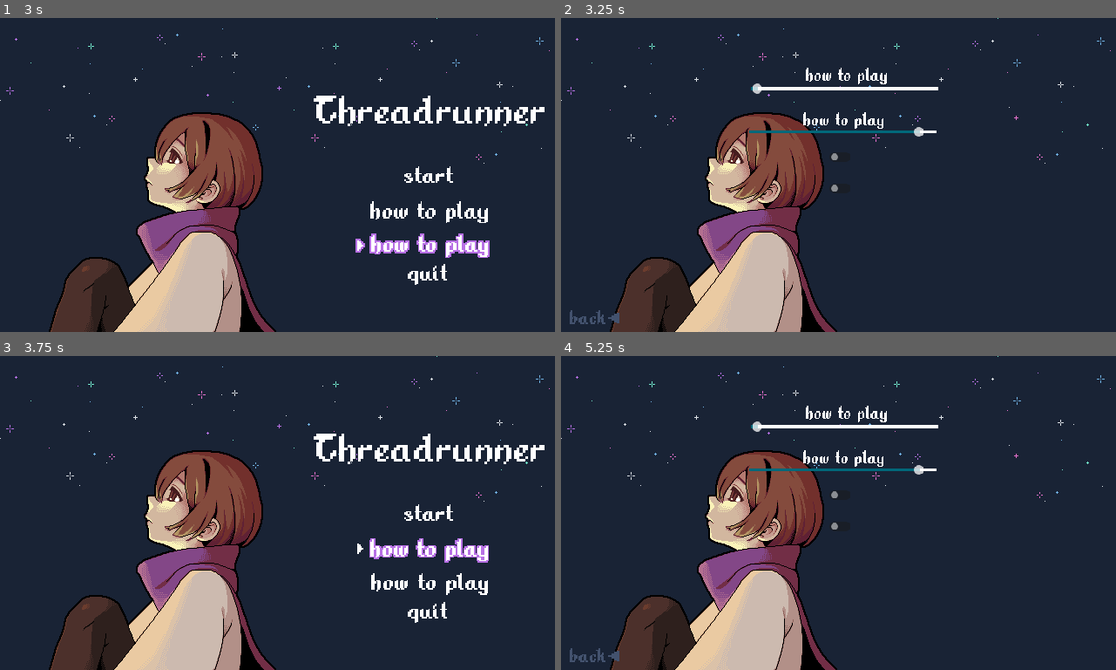
Above: before the commit, frames 1-4 (two rows, left to right).
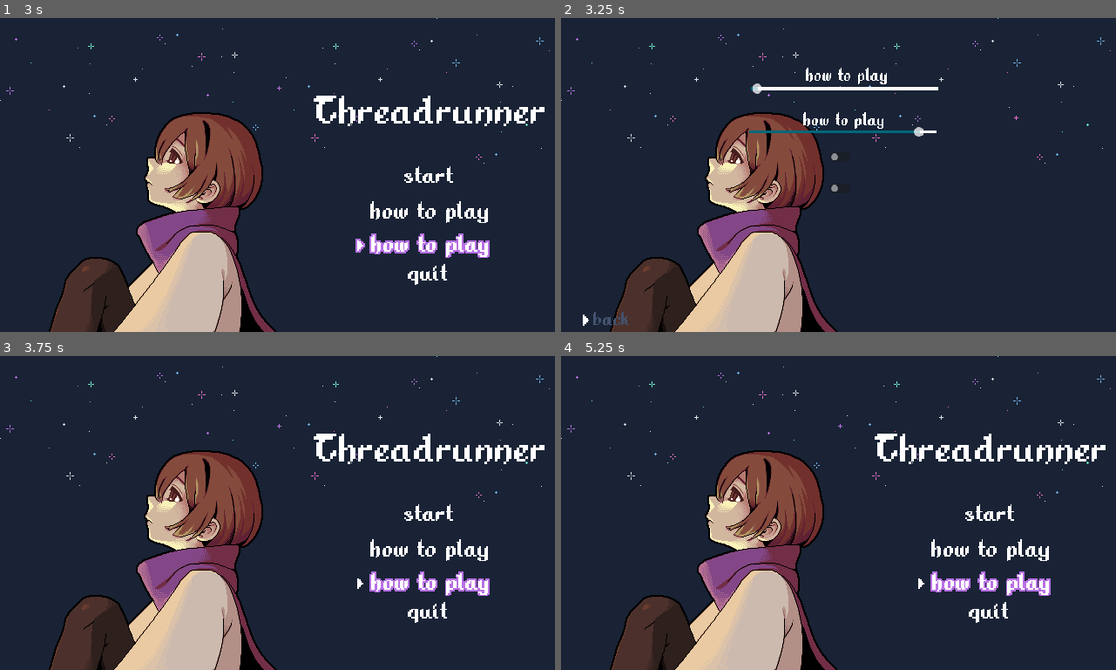
Above: after the commit, the same moments.

Repository: TheRealRaichu/speed-platformer-snake
Game: Godot game, scene res://scenes/scene_root.tscn
Two runs of this game, one before a commit and one after it. Both use one fixed random seed, a clock stepped at 60 frames per second and the inputs below.
Inputs (mouse positions are in pixels of both pictures, inside the frame that each line leads up to):
- Up to frame 1 (3 s): tap Enter at 0.5 s; hold C (jump) 0.53-1.28 s; hold Right (move_right) 0.53-2.03 s; tap X (ability) at 1.35 s; tap C (jump) at 1.52, 1.55, 1.82, 2.3 s; hold Left (move_left) 2.03-2.78 s; hold - (decrease_volume) 2.03-2.78 s; hold Right (move_right) from 2.78 s (still down); tap = (increase_volume) at 2.85 s
- Up to frame 2 (3.25 s): keep holding Right (move_right); tap C (jump) at 3.02, 3.05 s
- Up to frame 3 (3.75 s): tap C (jump) at 3.32 s; release Right (move_right) at 3.5 s; click (11, 669) at 3.5 s, where only the run before the commit has a clickable "BACK"
- Up to frame 4 (5.25 s): hold Right (move_right) 4.28-5.03 s; hold C (jump) 4.28-5.03 s; tap Z (use_item) at 4.35 s; hold Left (move_left) from 5.03 s (still down); tap C (jump) at 5.1 s

Frame 1 is identical in both runs. In frame 2, 0.2% of the frame differs, in the area x 1-13%, y 93-99%; in frame 3, 0.9%; in frame 4, 4.1%, in the area x 1-99%, y 15-98%.

Commit message:
Fixed up the settings, able to go back to main menu and highlight

Diff:
--- a/speed-platformer-snake/scenes/main_menu.tscn
+++ b/speed-platformer-snake/scenes/main_menu.tscn
@@ -305,6 +305,14 @@
 unfocused_image = ExtResource("5_jk1qb")
 metadata/_custom_type_script = "uid://b8ubdyemrg6uu"
 
+[node name="ResolutionCursor" parent="Settings/Resolution/ResolutionControl" unique_id=1389138290 instance=ExtResource("3_bqqt6")]
+visible = false
+layout_mode = 0
+offset_left = -8.75
+offset_top = -10.0
+offset_right = -8.75
+offset_bottom = -10.0
+
 [node name="Audio" type="Node2D" parent="Settings" unique_id=336694319]
 
 [node name="AudioControl" type="HSlider" parent="Settings/Audio" unique_id=1686712907]
@@ -330,6 +338,14 @@
 unfocused_image = ExtResource("5_jk1qb")
 metadata/_custom_type_script = "uid://b8ubdyemrg6uu"
 
+[node name="AudioCursor" parent="Settings/Audio/AudioControl" unique_id=1313676241 instance=ExtResource("3_bqqt6")]
+visible = false
+layout_mode = 0
+offset_left = -8.75
+offset_top = -10.0
+offset_right = -8.75
+offset_bottom = -10.0
+
 [node name="Fullscreen" type="Node2D" parent="Settings" unique_id=1116960722]
 
 [node name="FullScreenCheck" type="CheckButton" parent="Settings/Fullscreen" unique_id=1896159640]
@@ -339,6 +355,13 @@
 offset_bottom = -64.74999
 theme_override_colors/font_hover_color = Color(0.047058824, 0.9490196, 0.9490196, 1)
 
+[node name="FullScreenCursor" parent="Settings/Fullscreen" unique_id=1942972453 instance=ExtResource("3_bqqt6")]
+visible = false
+offset_left = -176.25
+offset_top = -76.25
+offset_right = -176.25
+offset_bottom = -76.25
+
 [node name="Keybinds" type="Node2D" parent="Settings" unique_id=611987627]
 
 [node name="UpInputJump" type="Node2D" parent="Settings" unique_id=1195772602]
@@ -350,36 +373,42 @@
 offset_bottom = -19.749989
 theme_override_colors/font_hover_color = Color(0.047058824, 0.9490196, 0.9490196, 1)
 
+[node name="JumpCursor" parent="Settings/UpInputJump" unique_id=781015842 instance=ExtResource("3_bqqt6")]
+visible = false
+offset_left = -176.25
+offset_top = -31.25
+offset_right = -176.25
+offset_bottom = -31.25
+
 [node name="BackNode" type="Node2D" parent="Settings" unique_id=378324037]
 position = Vector2(-537.49994, -161.24998)
 
 [node name="back" type="Button" parent="Settings/BackNode" unique_id=193392569]
 self_modulate = Color(1, 1, 1, 0)
-offset_left = 9.0
-offset_top = 318.00003
-offset_right = 56.0
-offset_bottom = 343.00003
+offset_left = 28.749962
+offset_top = 300.0
+offset_right = 75.74996
+offset_bottom = 325.0
 scale = Vector2(1.3, 1.3)
 theme = ExtResource("2_ekxnf")
 text = "BACK
 "
 
 [node name="BackText" type="TextureRect" parent="Settings/BackNode" unique_id=2001591397]
-offset_left = 31.999998
-offset_top = 304.0
-offset_right = 96.0
-offset_bottom = 328.0
+offset_left = 66.24996
+offset_top = 306.25
+offset_right = 130.24997
+offset_bottom = 330.25
 scale = Vector2(0.8, 0.8)
 theme = ExtResource("2_ekxnf")
 texture = ExtResource("10_5dd4i")
 
-[node name="TextureRect" type="TextureRect" parent="Settings/BackNode" unique_id=940436839]
-offset_left = 88.0
-offset_top = 307.0
-offset_right = 128.0
-offset_bottom = 347.0
-scale = Vector2(0.4, 0.4)
-texture = ExtResource("17_j7ex8")
+[node name="SettingsBackCursor" parent="Settings/BackNode" unique_id=1045065414 instance=ExtResource("3_bqqt6")]
+visible = false
+offset_left = 56.25
+offset_top = 317.5
+offset_right = 56.25
+offset_bottom = 317.5
 
 [connection signal="focus_entered" from="MainMenuTitle/VBoxContainer/StartNode/start game" to="." method="_on_start_game_focus_entered"]
 [connection signal="focus_exited" from="MainMenuTitle/VBoxContainer/StartNode/start game" to="." method="_on_start_game_focus_exited"]
@@ -396,5 +425,14 @@
 [connection signal="focus_entered" from="HowToPlay/BackNode/back" to="." method="_on_back_focus_entered"]
 [connection signal="focus_exited" from="HowToPlay/BackNode/back" to="." method="_on_back_focus_exited"]
 [connection signal="pressed" from="HowToPlay/BackNode/back" to="." method="_on_back_pressed"]
+[connection signal="focus_entered" from="Settings/Resolution/ResolutionControl" to="." method="_on_resolution_focus_entered"]
+[connection signal="focus_exited" from="Settings/Resolution/ResolutionControl" to="." method="_on_resolution_focus_exited"]
+[connection signal="focus_entered" from="Settings/Audio/AudioControl" to="." method="_on_audio_focus_entered"]
+[connection signal="focus_exited" from="Settings/Audio/AudioControl" to="." method="_on_audio_focus_exited"]
+[connection signal="focus_entered" from="Settings/Fullscreen/FullScreenCheck" to="." method="_on_fullscreen_focus_entered"]
+[connection signal="focus_exited" from="Settings/Fullscreen/FullScreenCheck" to="." method="_on_fullscreen_focus_exited"]
+[connection signal="focus_entered" from="Settings/UpInputJump/JumpCheck" to="." method="_on_up_jump_focus_entered"]
+[connection signal="focus_exited" from="Settings/UpInputJump/JumpCheck" to="." method="_on_up_jump_focus_exited"]
+[connection signal="focus_entered" from="Settings/BackNode/back" to="." method="_on_settings_back_focus_entered"]
+[connection signal="focus_exited" from="Settings/BackNode/back" to="." method="_on_settings_back_focus_exited"]
 [connection signal="pressed" from="Settings/BackNode/back" to="." method="_on_settings_back_pressed"]
-[connection signal="pressed" from="Settings/BackNode/back" to="." method="_on_back_pressed"]
--- a/speed-platformer-snake/scripts/mainMenu.gd
+++ b/speed-platformer-snake/scripts/mainMenu.gd
@@ -18,6 +18,11 @@
 @onready var resolution_slider := $Settings/Resolution/ResolutionControl
 @onready var fullscreen_check := $Settings/Fullscreen/FullScreenCheck
 @onready var up_jump_check := $Settings/UpInputJump/JumpCheck
+@onready var cursor_resolution := $Settings/Resolution/ResolutionControl/ResolutionCursor
+@onready var cursor_audio := $Settings/Audio/AudioControl/AudioCursor
+@onready var cursor_fullscreen := $Settings/Fullscreen/FullScreenCursor
+@onready var cursor_up_jump := $Settings/UpInputJump/JumpCursor
+@onready var cursor_settings_back := $Settings/BackNode/SettingsBackCursor
 
 # refernces to the buttons
 @onready var start_button := $"MainMenuTitle/VBoxContainer/StartNode/start game"
@@ -25,12 +30,19 @@
 @onready var quit_button := $"MainMenuTitle/VBoxContainer/QuitNode/quit game"
 @onready var back_button := $HowToPlay/BackNode/back
 @onready var settings_button := $MainMenuTitle/VBoxContainer/SettingsNode/settings
+@onready var settings_back_button := $Settings/BackNode/back
 
 # references to texts
 @onready var start_text := $"MainMenuTitle/VBoxContainer/StartNode/StartText"
 @onready var htp_text := $"MainMenuTitle/VBoxContainer/HTPNode/HowToPlayText"
 @onready var quit_text := $"MainMenuTitle/VBoxContainer/QuitNode/QuitText"
 @onready var settings_text := $MainMenuTitle/VBoxContainer/SettingsNode/SettingsText
+@onready var resolution_text := $Settings/Resolution/ResolutionControl/ResolutionText
+@onready var audio_text := $Settings/Audio/AudioControl/AudioText
+@onready var fullscreen_text := $Settings/Fullscreen/FullScreenCheck
+@onready var up_jump_text := $Settings/UpInputJump/JumpCheck
+@onready var settings_back_text := $Settings/BackNode/BackText
+@onready var settings_back_arrow := $Settings/BackNode/TextureRect
 
 const RESOLUTIONS := [Vector2i(1280, 720), Vector2i(1920, 1080), Vector2i(2560, 1440)]
 
@@ -45,6 +57,11 @@
 	cursor_htp.visible = false
 	cursor_quit.visible = false
 	cursor_settings.visible = false
+	cursor_resolution.visible = false
+	cursor_audio.visible = false
+	cursor_fullscreen.visible = false
+	cursor_up_jump.visible = false
+	cursor_settings_back.visible = false
 
 	if volume_slider:
 		volume_slider.min_value = AudioManager.MIN_VOLUME
@@ -99,7 +116,7 @@
 func _on_settings_pressed() -> void:
 	mainmenu.visible = false
 	settings.visible = true
-	settings_button.grab_focus()
+	settings_back_button.grab_focus() # Sets cursor to back button
 
 func _on_settings_focus_exited() -> void:
 	cursor_settings.visible = false
@@ -111,6 +128,48 @@
 
 func _on_volume_slider_changed(value: float) -> void:
 	AudioManager.set_bus_volume_db(AudioManager.MUSIC_BUS, value)
+
+func _on_resolution_focus_entered() -> void:
+	cursor_resolution.visible = true
+	resolution_text.focused()
+
+func _on_audio_focus_entered() -> void:
+	cursor_audio.visible = true
+	audio_text.focused()
+
+func _on_fullscreen_focus_entered() -> void:
+	cursor_fullscreen.visible = true
+
+func _on_up_jump_focus_entered() -> void:
+	cursor_up_jump.visible = true
+
+func _on_settings_back_focus_entered() -> void:
+	cursor_settings_back.visible = true
+	if settings_back_text and settings_back_text.has_method("focused"):
+		settings_back_text.focused()
+	elif settings_back_text:
+		settings_back_text.texture = preload("res://assets/UI/Buttons/back.png")
+
+func _on_resolution_focus_exited() -> void:
+	cursor_resolution.visible = false
+	resolution_text.unfocused()
+
+func _on_audio_focus_exited() -> void:
+	cursor_audio.visible = false
+	audio_text.unfocused()
+
+func _on_fullscreen_focus_exited() -> void:
+	cursor_fullscreen.visible = false
+
+func _on_up_jump_focus_exited() -> void:
+	cursor_up_jump.visible = false
+
+func _on_settings_back_focus_exited() -> void:
+	cursor_settings_back.visible = false
+	if settings_back_text and settings_back_text.has_method("unfocused"):
+		settings_back_text.unfocused()
+	elif settings_back_text:
+		settings_back_text.texture = preload("res://assets/UI/Buttons/back.png")
 
 func _on_resolution_slider_changed(value: float) -> void:
 	var index := int(value)
@@ -129,6 +188,23 @@
 func _on_up_jump_toggled(button_pressed: bool) -> void:
 	Globals.up_input_is_jump = button_pressed
 
+func _clear_settings_highlight() -> void:
+	cursor_resolution.visible = false
+	cursor_audio.visible = false
+	cursor_fullscreen.visible = false
+	cursor_up_jump.visible = false
+	cursor_settings_back.visible = false
+	if resolution_text:
+		resolution_text.unfocused()
+	if audio_text:
+		audio_text.unfocused()
+	if settings_back_text and settings_back_text.has_method("unfocused"):
+		settings_back_text.unfocused()
+	elif settings_back_text:
+		settings_back_text.texture = preload("res://assets/UI/Buttons/back.png")
+	if settings_back_arrow:
+		settings_back_arrow.texture = preload("res://assets/UI/Buttons/back.png")
+
 func _get_current_resolution_index() -> int:
 	var current_size := DisplayServer.window_get_size()
 	for i in range(RESOLUTIONS.size()):
@@ -157,7 +233,8 @@
 	settings.visible = false
 
 func _on_settings_back_pressed() -> void:
-	settings_button.grab_focus()
+	_clear_settings_highlight()
 	mainmenu.visible = true
 	howtoplay.visible = false
 	settings.visible = false
+	settings_button.grab_focus()
